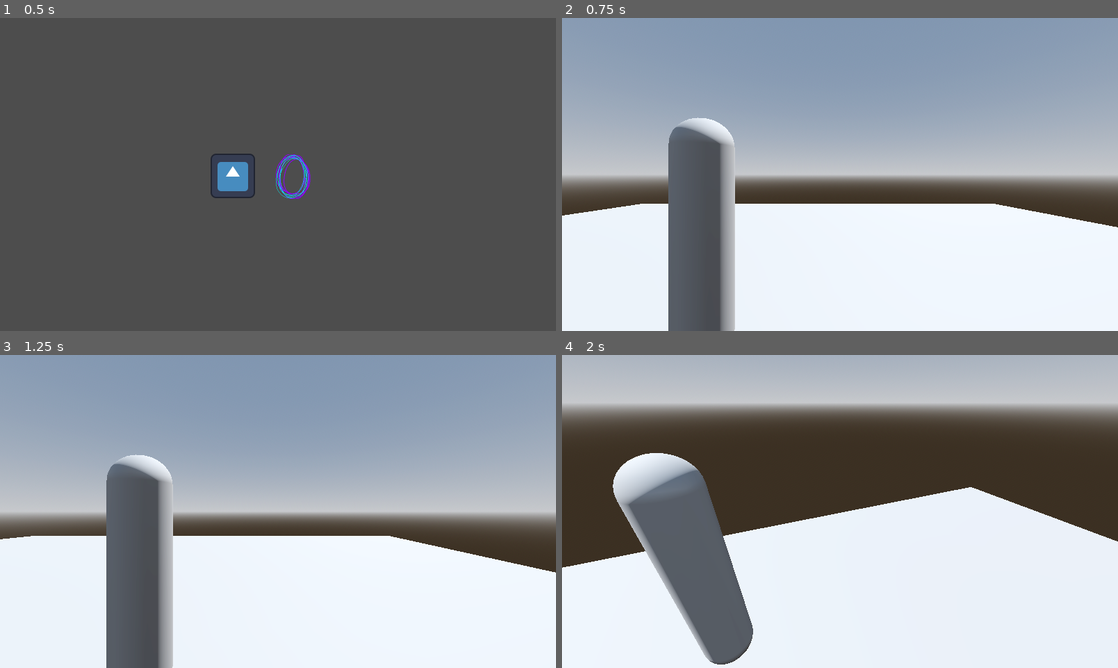
Above: before the commit, frames 1-4 (two rows, left to right).
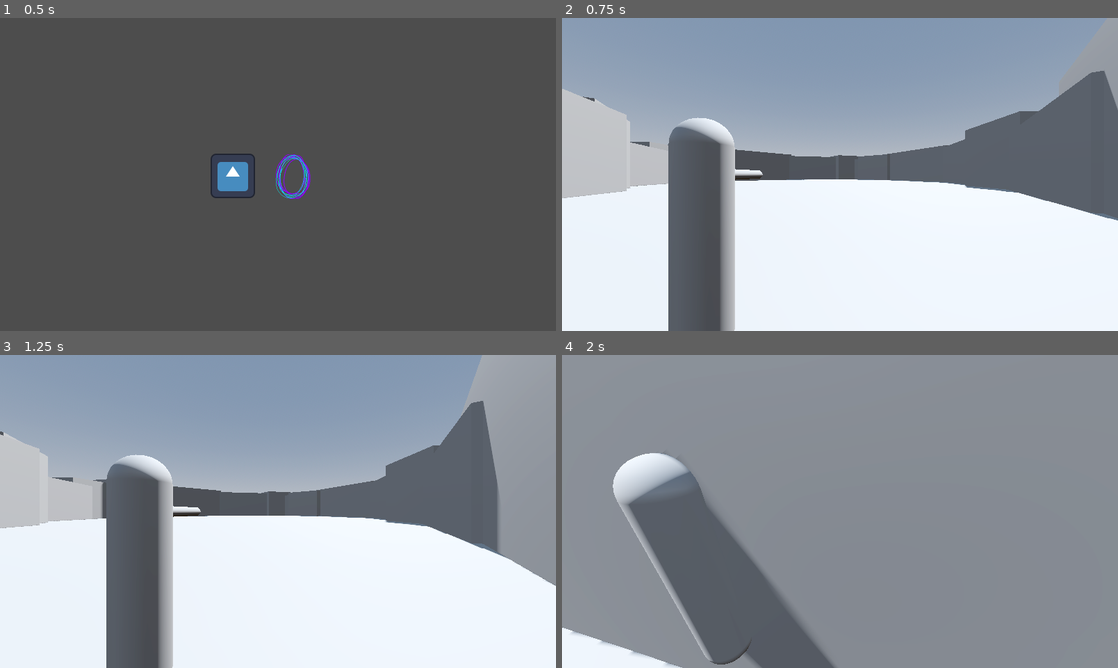
Above: after the commit, the same moments.

Repository: paxelotl/virtuoso
Game: Godot game, scene res://worlds/lobby.tscn
The game is run twice, just before and just after one commit, with the same random seed, the same clock (stepped at 60 frames per second) and the same inputs. The engine's default icon, where the game draws it, is replaced by a stand-in: a white triangle on a blue panel in a dark square.
Inputs (mouse positions are in pixels of both pictures, inside the frame that each line leads up to):
- Up to frame 1 (0.5 s): no input
- Up to frame 2 (0.75 s): tap Enter (ui_accept) at 0.5 s; move the mouse to (962, 158) at 0.52 s; hold D (move_right) from 0.53 s (still down); click (962, 158) at 0.67 s
- Up to frame 3 (1.25 s): keep holding D (move_right); tap Enter (ui_accept) at 0.77 s
- Up to frame 4 (2 s): move the mouse to (812, 511) at 1.27 s; release D (move_right) at 1.28 s; hold W (move_forward) from 1.28 s (still down); tap Enter (ui_accept) at 1.52 s

Frame 1 is identical in both runs. In frame 2, 19% of the frame differs, in the area x 0-100%, y 16-67%; in frame 3, 19%; in frame 4, 89%, in the area x 0-100%, y 0-100%.

Commit message:
Add walls to game world and add face indicator

Diff:
--- a/characters/player_3d.tscn
+++ b/characters/player_3d.tscn
@@ -70,6 +70,8 @@
 [sub_resource type="ConvexPolygonShape3D" id="ConvexPolygonShape3D_6rsoa"]
 points = PackedVector3Array(0.146419, 0.798923, -0.0931545, 0.214286, -0.714174, -0.0999273, 0.0999692, 0.714174, 0.214 …(943 unchanged characters)…
 
+[sub_resource type="CylinderMesh" id="CylinderMesh_31r4l"]
+
 [sub_resource type="CylinderMesh" id="CylinderMesh_j0w7b"]
 top_radius = 0.02
 bottom_radius = 0.02
@@ -92,6 +94,11 @@
 
 [node name="Neck" type="Node3D" parent="."]
 
+[node name="FaceIndicator" type="MeshInstance3D" parent="Neck"]
+transform = Transform3D(0.1, 0, 0, 0, -2.18557e-08, 0.1, 0, -0.5, -4.37114e-09, 0, 0.5, -0.5)
+mesh = SubResource("CylinderMesh_31r4l")
+skeleton = NodePath("../..")
+
 [node name="CameraPivot" type="Node3D" parent="Neck"]
 
 [node name="Camera" type="Camera3D" parent="Neck/CameraPivot"]
--- a/worlds/main.tscn
+++ b/worlds/main.tscn
@@ -16,10 +16,12 @@
 glow_enabled = true
 
 [sub_resource type="BoxMesh" id="BoxMesh_mj6n2"]
-size = Vector3(20, 0.2, 20)
+size = Vector3(80, 0.2, 100)
 
-[sub_resource type="ConcavePolygonShape3D" id="ConcavePolygonShape3D_mwfec"]
-data = PackedVector3Array(-10, 0.1, 10, 10, 0.1, 10, -10, -0.1, 10, 10, 0.1, 10, 10, -0.1, 10, -10, -0.1, 10, 10, 0.1, -10, -10, 0.1, -10, 10, -0.1, -10, -10, 0.1, -10, -10, -0.1, -10, 10, -0.1, -10, 10, 0.1, 10, 10, 0.1, -10, 10, -0.1, 10, 10, 0.1, -10, 10, -0.1, -10, 10, -0.1, 10, -10, 0.1, -10, -10, 0.1, 10, -10, -0.1, -10, -10, 0.1, 10, -10, -0.1, 10, -10, -0.1, -10, 10, 0.1, 10, -10, 0.1, 10, 10, 0.1, -10, -10, 0.1, 10, -10, 0.1, -10, 10, 0.1, -10, -10, -0.1, 10, 10, -0.1, 10, -10, -0.1, -10, 10, -0.1, 10, 10, -0.1, -10, -10, -0.1, -10)
+[sub_resource type="ConvexPolygonShape3D" id="ConvexPolygonShape3D_4w2u1"]
+points = PackedVector3Array(40, 0.1, 50, 40, -0.1, 50, 40, 0.1, -50, -40, 0.1, 50, -40, -0.1, 50, 40, -0.1, -50, -40, 0.1, -50, -40, -0.1, -50)
+
+[sub_resource type="BoxMesh" id="BoxMesh_61i6c"]
 
 [node name="Main" type="Node"]
 
@@ -31,12 +33,95 @@
 shadow_enabled = true
 
 [node name="Player" parent="." instance=ExtResource("1_yvl06")]
-transform = Transform3D(1, 0, 0, 0, 1, 0, 0, 0, 1, 0, 1.27784, 0)
+transform = Transform3D(1, 0, 0, 0, 1, 0, 0, 0, 1, 0, 1.27784, 47.0382)
 
-[node name="MeshInstance3D" type="MeshInstance3D" parent="."]
+[node name="Ground" type="MeshInstance3D" parent="."]
+transform = Transform3D(1, 0, 0, 0, 1, 0, 0, 0, 1, 0, 0, 22.0937)
 mesh = SubResource("BoxMesh_mj6n2")
 
-[node name="StaticBody3D" type="StaticBody3D" parent="MeshInstance3D"]
+[node name="StaticBody3D" type="StaticBody3D" parent="Ground"]
 
-[node name="CollisionShape3D" type="CollisionShape3D" parent="MeshInstance3D/StaticBody3D"]
-shape = SubResource("ConcavePolygonShape3D_mwfec")
+[node name="CollisionShape3D" type="CollisionShape3D" parent="Ground/StaticBody3D"]
+shape = SubResource("ConvexPolygonShape3D_4w2u1")
+
+[node name="Wall" type="Node3D" parent="."]
+
+[node name="MeshInstance3D" type="MeshInstance3D" parent="Wall"]
+transform = Transform3D(9.19242, 0, 0, 0, 9.19242, 0, 0, 0, 9.19242, 24.288, 3.64691, 23.0391)
+mesh = SubResource("BoxMesh_61i6c")
+skeleton = NodePath("../..")
+
+[node name="MeshInstance3D11" type="MeshInstance3D" parent="Wall"]
+transform = Transform3D(4.34629, 0, -7.18001, 0, 7.03608, 0, 2.40453, 0, 12.9782, 17.8773, 2.64725, 34.4233)
+mesh = SubResource("BoxMesh_61i6c")
+skeleton = NodePath("../..")
+
+[node name="MeshInstance3D2" type="MeshInstance3D" parent="Wall"]
+transform = Transform3D(4.77389, 0, -3.22485, 0, 9.19242, 0, 0.776537, 0, 19.8253, 25.4448, 3.15497, 10.6765)
+mesh = SubResource("BoxMesh_61i6c")
+skeleton = NodePath("../..")
+
+[node name="MeshInstance3D3" type="MeshInstance3D" parent="Wall"]
+transform = Transform3D(5.72909, 0, 9.04092, 0, 9.19242, 0, -2.49536, 0, 20.757, 22.8064, 3.60258, -7.9783)
+mesh = SubResource("BoxMesh_61i6c")
+skeleton = NodePath("../..")
+
+[node name="MeshInstance3D12" type="MeshInstance3D" parent="Wall"]
+transform = Transform3D(-7.75763, 0, -4.93151, 0, 9.19242, 0, 4.93151, 0, -7.75763, -26.0115, 3.64691, 29.7602)
+mesh = SubResource("BoxMesh_61i6c")
+skeleton = NodePath("../..")
+
+[node name="MeshInstance3D13" type="MeshInstance3D" parent="Wall"]
+transform = Transform3D(-4.84877, -0.0917743, -3.21219, -0.040917, 7.03397, -0.34229, 1.07691, -0.145958, -14.4758, -30.546, 2.64725, 19.518)
+mesh = SubResource("BoxMesh_61i6c")
+skeleton = NodePath("../..")
+
+[node name="MeshInstance3D14" type="MeshInstance3D" parent="Wall"]
+transform = Transform3D(-4.59785, 0, -6.23321, 0, 9.19242, 0, 1.50094, 0, -19.0942, -19.3576, 3.15496, 38.3774)
+mesh = SubResource("BoxMesh_61i6c")
+skeleton = NodePath("../..")
+
+[node name="MeshInstance3D15" type="MeshInstance3D" parent="Wall"]
+transform = Transform3D(-3.49617, 0, -18.7654, 0, 9.19242, 0, 5.17939, 0, -12.6669, -10.1933, 3.60258, 54.3979)
+mesh = SubResource("BoxMesh_61i6c")
+skeleton = NodePath("../..")
+
+[node name="MeshInstance3D16" type="MeshInstance3D" parent="Wall"]
+transform = Transform3D(-4.15493, 0, 18.4096, 0, 9.19242, 0, -3.04039, 0, -25.1582, 9.44195, 3.60257, 48.3609)
+mesh = SubResource("BoxMesh_61i6c")
+skeleton = NodePath("../..")
+
+[node name="MeshInstance3D4" type="MeshInstance3D" parent="Wall"]
+transform = Transform3D(8.62546, 0, 8.20897, 0, 9.19242, 0, -8.88215, 0, 7.97173, 15.81, 3.27246, -21.4442)
+mesh = SubResource("BoxMesh_61i6c")
+skeleton = NodePath("../..")
+
+[node name="MeshInstance3D5" type="MeshInstance3D" parent="Wall"]
+transform = Transform3D(8.0797, 0, -2.40146, 0, 9.19242, 0, 4.07374, 0, 4.76296, 7.55467, 2.56841, -25.1118)
+mesh = SubResource("BoxMesh_61i6c")
+skeleton = NodePath("../..")
+
+[node name="MeshInstance3D6" type="MeshInstance3D" parent="Wall"]
+transform = Transform3D(-4.09317, 0, 8.23084, 0, 9.19242, 0, -8.23084, 0, -4.09317, 2.78134, 3.64691, -26.1695)
+mesh = SubResource("BoxMesh_61i6c")
+skeleton = NodePath("../..")
+
+[node name="MeshInstance3D7" type="MeshInstance3D" parent="Wall"]
+transform = Transform3D(-1.43039, 0, 19.1874, 0, 9.19242, 0, -4.62028, 0, -5.94023, -8.8031, 3.15496, -21.7005)
+mesh = SubResource("BoxMesh_61i6c")
+skeleton = NodePath("../..")
+
+[node name="MeshInstance3D8" type="MeshInstance3D" parent="Wall"]
+transform = Transform3D(-4.78536, 0, 14.56, 0, 9.19242, 0, -4.01866, 0, -17.3378, -24.3317, 3.60257, -11.0315)
+mesh = SubResource("BoxMesh_61i6c")
+skeleton = NodePath("../..")
+
+[node name="MeshInstance3D9" type="MeshInstance3D" parent="Wall"]
+transform = Transform3D(-11.7937, 0, 3.48258, 0, 9.19242, 0, -3.76817, 0, -10.8999, -33.2737, 3.27245, 1.22906)
+mesh = SubResource("BoxMesh_61i6c")
+skeleton = NodePath("../..")
+
+[node name="MeshInstance3D10" type="MeshInstance3D" parent="Wall"]
+transform = Transform3D(0.0499053, 0, 5.33404, 0, 9.19242, 0, -9.04845, 0, 0.0294178, -32.8817, 2.5684, 10.2539)
+mesh = SubResource("BoxMesh_61i6c")
+skeleton = NodePath("../..")
Not shown: 1 places in characters/player_3d.tscn that only renumber resources
Not shown: 1 places in worlds/main.tscn that only renumber resources
